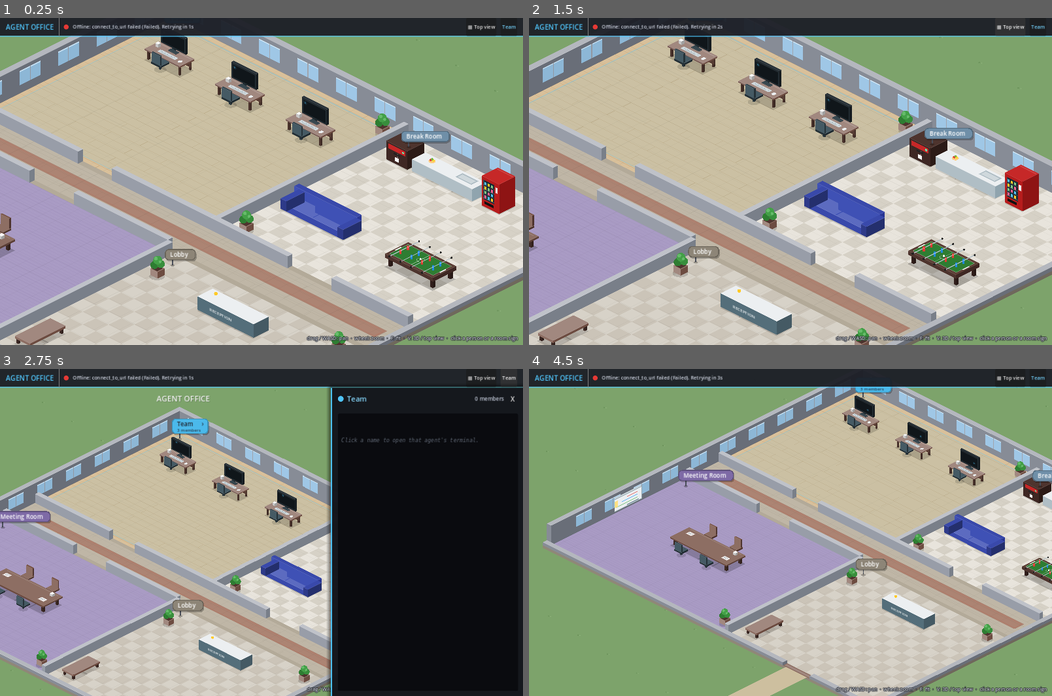
Above: before the commit, frames 1-4 (two rows, left to right).
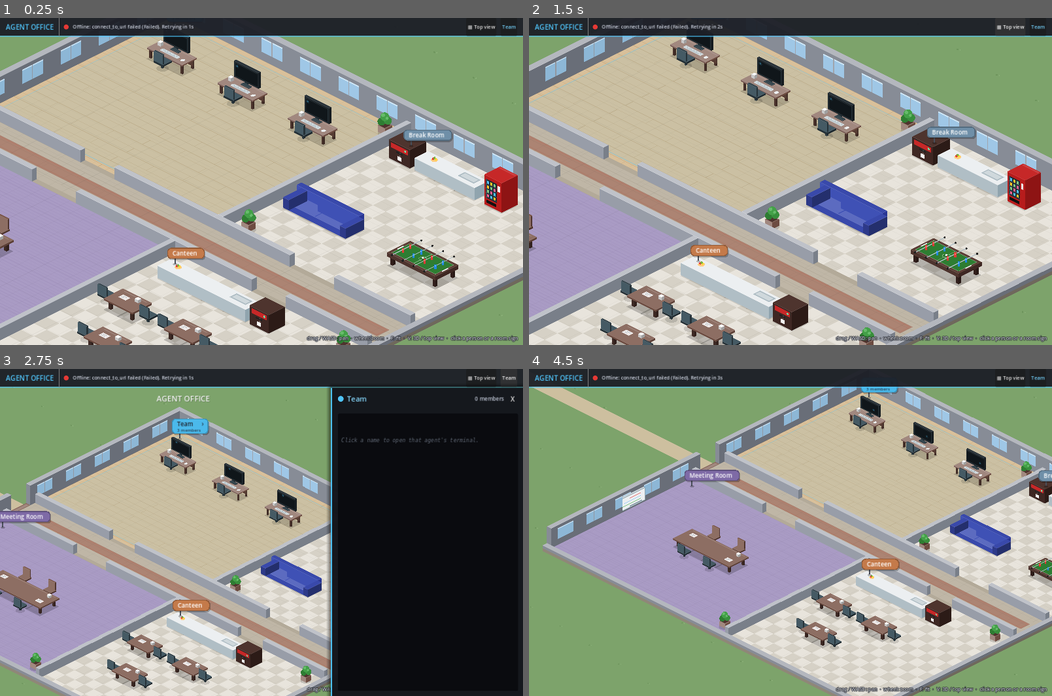
Above: after the commit, the same moments.

Repository: pvella/agentic-corporation
Game: Godot game, scene res://Main.tscn
Two runs of this game, one before a commit and one after it. Both use one fixed random seed, a clock stepped at 60 frames per second and the inputs below.
Inputs (mouse positions are in pixels of both pictures, inside the frame that each line leads up to):
- Up to frame 1 (0.25 s): no input
- Up to frame 2 (1.5 s): click "▦ Top view" at 0.5 s; click "◇ 3D view" at 1.25 s
- Up to frame 3 (2.75 s): click "Team" at 2 s
- Up to frame 4 (4.5 s): click "X" at 2.75 s; tap A at 3.5, 4.25 s; drag from (717, 424) to (842, 460) at 3.52 s; drag from (685, 548) to (863, 424) at 4.27 s

The runs differ from the first frame. In frame 1, 16% of the frame differs, in the area x 0-100%, y 5-100%; in frame 2, 16%; in frame 3, 5.5%; in frame 4, 23%.

Commit message:
feat: reorg departments, canteen, and hire/fire pageantry
Remove the PTC wing; regroup into Executive, Engineering, Product &
Design, Operations & Support, Finance, and Special Projects. Add a
shared Canteen with lunch-hour idle behaviour.

Hire animation: beam of light, sparkles, sprite materialises at desk.
Fire/archive: cartoon collapse, medics with stretcher carry the bot
out, desk cleared. Triggered from harness messages, drawer Archive /
recruiter Hire…, Shift+H/F/B, and --preview-hire / --preview-fire.

Diff:
--- /dev/null
+++ b/HireFireFx.gd
@@ -0,0 +1,141 @@
+## Cartoon hire / fire pageantry for Agent Office.
+## Hire: beam of light from above, sparkles, sprite fades in at the desk.
+## Fire: soft collapse at the desk, two medic chibis with a stretcher carry
+## the agent out the entrance, then the desk is cleared. Pixel-art friendly,
+## never gory.
+extends Node2D
+
+signal finished(kind: String, agent_id: String)
+
+var kind := ""           ## "hire" | "fire"
+var agent_id := ""
+var _agent: Node = null  ## Agent
+var _t := 0.0
+var _phase := 0
+var _medics: Array[Node2D] = []
+var _stretcher: Node2D = null
+var _carry_from := Vector2.ZERO
+var _carry_to := Vector2.ZERO
+var _beam_alpha := 0.0
+var _sparkles: Array[Dictionary] = []
+
+func play_hire(agent: Node, desk_pos: Vector2) -> void:
+	kind = "hire"
+	agent_id = str(agent.agent_id)
+	_agent = agent
+	global_position = desk_pos
+	if agent.view:
+		agent.view.modulate.a = 0.0
+	_beam_alpha = 0.0
+	for i in 18:
+		_sparkles.append({
+			"p": Vector2(randf_range(-22, 22), randf_range(-70, -10)),
+			"v": Vector2(randf_range(-12, 12), randf_range(10, 40)),
+			"life": randf_range(0.4, 1.1),
+			"c": Color(1.0, randf_range(0.85, 1.0), randf_range(0.4, 0.9), 1.0),
+		})
+	set_process(true)
+	queue_redraw()
+
+
+func play_fire(agent: Node, entrance_pos: Vector2) -> void:
+	kind = "fire"
+	agent_id = str(agent.agent_id)
+	_agent = agent
+	_carry_from = agent.global_position
+	_carry_to = entrance_pos
+	global_position = _carry_from
+	# Soft "collapse": squash the view.
+	if agent.view:
+		agent.view.scale.y *= 0.35
+		agent.view.scale.x *= 1.15
+	# Two medic markers + stretcher (simple Node2D drawings).
+	for i in 2:
+		var m := Node2D.new()
+		m.set_meta("medic", true)
+		m.set_meta("side", -1 if i == 0 else 1)
+		m.position = Vector2((-28 if i == 0 else 28), 40)
+		add_child(m)
+		_medics.append(m)
+	_stretcher = Node2D.new()
+	_stretcher.set_meta("stretcher", true)
+	add_child(_stretcher)
+	_phase = 0
+	_t = 0.0
+	set_process(true)
+	queue_redraw()
+
+
+func _process(delta: float) -> void:
+	_t += delta
+	if kind == "hire":
+		_process_hire(delta)
+	elif kind == "fire":
+		_process_fire(delta)
+	queue_redraw()
+
+
+func _process_hire(delta: float) -> void:
+	_beam_alpha = clampf(_t * 2.0, 0.0, 1.0) * clampf(1.4 - _t, 0.0, 1.0)
+	for s in _sparkles:
+		s["p"] = s["p"] + s["v"] * delta
+		s["life"] -= delta
+	if _agent and is_instance_valid(_agent) and _agent.view:
+		_agent.view.modulate.a = clampf((_t - 0.25) / 0.7, 0.0, 1.0)
+	if _t >= 1.6:
+		if _agent and is_instance_valid(_agent) and _agent.view:
+			_agent.view.modulate.a = 1.0
+		finished.emit("hire", agent_id)
+		queue_free()
+
+
+func _process_fire(delta: float) -> void:
+	# 0: collapse pause, 1: medics arrive, 2: carry to door, 3: done
+	if _phase == 0 and _t >= 0.55:
+		_phase = 1
+		_t = 0.0
+	elif _phase == 1 and _t >= 0.7:
+		_phase = 2
+		_t = 0.0
+		if _agent and is_instance_valid(_agent):
+			_agent.visible = false
+			if _agent.view:
+				_agent.view.visible = false
+	elif _phase == 2:
+		var u := clampf(_t / 2.2, 0.0, 1.0)
+		var pos := _carry_from.lerp(_carry_to, u)
+		global_position = pos
+		if u >= 1.0:
+			_phase = 3
+			finished.emit("fire", agent_id)
+			queue_free()
+
+
+func _draw() -> void:
+	if kind == "hire":
+		# Beam from above.
+		var col := Color(1.0, 0.95, 0.55, _beam_alpha * 0.55)
+		draw_colored_polygon(PackedVector2Array([
+			Vector2(-6, -120), Vector2(6, -120), Vector2(28, 8), Vector2(-28, 8)
+		]), col)
+		draw_circle(Vector2(0, -4), 16.0, Color(1, 1, 0.7, _beam_alpha * 0.35))
+		for s in _sparkles:
+			if s["life"] <= 0.0:
+				continue
+			var a := clampf(s["life"], 0.0, 1.0)
+			var c: Color = s["c"]
+			c.a = a
+			draw_circle(s["p"], 2.2, c)
+			draw_rect(Rect2(s["p"] + Vector2(-1.5, -4), Vector2(3, 3)), c)
+	elif kind == "fire":
+		# Stretcher + two little medic crosses.
+		draw_rect(Rect2(-22, -6, 44, 10), Color("#eceff1"))
+		draw_rect(Rect2(-20, -4, 40, 6), Color("#90a4ae"))
+		for m in _medics:
+			var side := int(m.get_meta("side"))
+			var mp := Vector2(side * 26, 4)
+			draw_circle(mp + Vector2(0, -10), 5.0, Color("#ef9a9a"))  # head
+			draw_rect(Rect2(mp.x - 5, mp.y - 6, 10, 14), Color("#e53935"))  # body
+			# Medical cross
+			draw_rect(Rect2(mp.x - 1, mp.y - 2, 2, 6), Color.WHITE)
+			draw_rect(Rect2(mp.x - 3, mp.y, 6, 2), Color.WHITE)
--- a/Main.gd
+++ b/Main.gd
@@ -20,6 +20,9 @@
 ##   --open-drawer=AGENT_ID        open that agent's terminal once it spawns
 ##   --open-team=ROOM_ID           jump to a room and open its team summary once agents spawn
 ##   --dispatch=AGENT_ID:prompt    send a prompt once connected
+##   --preview-hire / --preview-fire / --preview-hire-fire
+##                                 demo the hire / fire pageantry once connected
+## Keyboard: V toggles view; Shift+H / Shift+F / Shift+B preview hire / fire / both
 ##   --zoom=1.5 --focus=x,y        start the camera zoomed in on a world point
 ##   --focus-agent=AGENT_ID        ...or on an agent (followed until the screenshot)
 ##   --view=iso|top                start in the isometric or the classic top-down view
@@ -39,6 +42,7 @@
 const PropScript := preload("res://Prop.gd")
 const Office := preload("res://Office.gd")
 const Iso := preload("res://Iso.gd")
+const HireFireFxScript := preload("res://HireFireFx.gd")
 const AgentViewScript := preload("res://AgentView.gd")
 const SignTagScript := preload("res://SignTag.gd")
 const SETTINGS_PATH := "user://agent_office.cfg"
@@ -130,6 +134,16 @@
 	drawer.agent_requested.connect(func(id: String) -> void:
 		if agents.has(id):
 			_on_agent_clicked(agents[id]))
+	if drawer.has_signal("archive_requested"):
+		drawer.archive_requested.connect(func(id: String) -> void:
+			send_json({"action": "FIRE_AGENT", "agent_id": id})
+			drawer.close()
+		)
+	if drawer.has_signal("hire_requested"):
+		drawer.hire_requested.connect(func() -> void:
+			# Recruiter desk: demo a hire at a free desk (preview cleans up).
+			send_json({"action": "PREVIEW_HIRE_FIRE", "which": "hire"})
+		)
 	camera.zoom_changed.connect(_apply_ui_scale)
 	build_layout(Office.LEGACY_LAYOUT, true)
 	_backoff = reconnect_min
@@ -147,11 +161,23 @@
 
 func _unhandled_key_input(event: InputEvent) -> void:
 	var k := event as InputEventKey
-	if k and k.pressed and not k.echo and k.keycode == KEY_V:
+	if k and k.pressed and not k.echo:
 		if get_viewport().gui_get_focus_owner() is LineEdit or get_viewport().gui_get_focus_owner() is TextEdit:
 			return
-		set_view_mode(not Iso.enabled)
-		get_viewport().set_input_as_handled()
+		if k.keycode == KEY_V:
+			set_view_mode(not Iso.enabled)
+			get_viewport().set_input_as_handled()
+			return
+		# Preview hire / fire pageantry (Shift+H / Shift+F), or both (Shift+B).
+		if k.shift_pressed and k.keycode == KEY_H:
+			send_json({"action": "PREVIEW_HIRE_FIRE", "which": "hire"})
+			get_viewport().set_input_as_handled()
+		elif k.shift_pressed and k.keycode == KEY_F:
+			send_json({"action": "PREVIEW_HIRE_FIRE", "which": "fire"})
+			get_viewport().set_input_as_handled()
+		elif k.shift_pressed and k.keycode == KEY_B:
+			send_json({"action": "PREVIEW_HIRE_FIRE", "which": "both"})
+			get_viewport().set_input_as_handled()
 
 
 func _exit_tree() -> void:
@@ -585,6 +611,10 @@
 					drawer.append_system("in %s's inbox (%d unread)" % [drawer.agent.display_name, int(msg.get("unread", 0))], "#e5c07b")
 				else:
 					drawer.append_system("prompt accepted by harness (queue: %d)" % int(msg.get("queued", 0)), "#56b6c2")
+		"AGENT_HIRE":
+			_play_hire(msg)
+		"AGENT_FIRE":
+			_play_fire(msg)
 		"INBOX":
 			var agent := _get_or_spawn(str(msg.get("agent_id", "")))
 			if agent:
@@ -698,6 +728,54 @@
 	return _spawn_agent({"agent_id": id, "name": id.trim_suffix("_agent").capitalize()})
 
 
+
+func _play_hire(msg: Dictionary) -> void:
+	var id := str(msg.get("agent_id", ""))
+	if id.is_empty():
+		return
+	var agent: Agent = agents.get(id)
+	if agent == null:
+		agent = _spawn_agent(msg)
+	var desk_name := str(msg.get("desk", agent.desk if agent else ""))
+	var desk_pos := agent.global_position
+	if desk_name != "" and waypoints.has(desk_name):
+		desk_pos = (waypoints[desk_name] as Marker2D).global_position
+		_route(agent, desk_name, true)
+	var fx: Node2D = HireFireFxScript.new()
+	agents_root.add_child(fx)
+	fx.play_hire(agent, desk_pos)
+
+
+func _play_fire(msg: Dictionary) -> void:
+	var id := str(msg.get("agent_id", ""))
+	var agent: Agent = agents.get(id)
+	if agent == null:
+		return
+	# Optional delay so a hire-then-fire preview can play the beam first.
+	var after_ms := int(msg.get("after_ms", 0))
+	if after_ms > 0:
+		get_tree().create_timer(after_ms / 1000.0).timeout.connect(func() -> void:
+			_play_fire({"agent_id": id, "desk": msg.get("desk", ""), "room": msg.get("room", "")})
+		)
+		return
+	var entrance_name := "%s_Entrance" % agent.room_id if waypoints.has("%s_Entrance" % agent.room_id) else "Entrance"
+	var entrance_pos := agent.global_position
+	if waypoints.has(entrance_name):
+		entrance_pos = (waypoints[entrance_name] as Marker2D).global_position
+	elif waypoints.has("Entrance"):
+		entrance_pos = (waypoints["Entrance"] as Marker2D).global_position
+	var fx: Node2D = HireFireFxScript.new()
+	agents_root.add_child(fx)
+	fx.finished.connect(func(kind: String, aid: String) -> void:
+		if kind == "fire":
+			_remove_agent(aid)
+			if _desk_props.has(aid):
+				_desk_props[aid].owner_agent = null
+				_desk_props[aid].queue_redraw()
+	)
+	fx.play_fire(agent, entrance_pos)
+
+
 func _spawn_agent(data: Dictionary) -> Agent:
 	var id := str(data.get("agent_id"))
 	var fallback := FALLBACK_COLORS[agents.size() % FALLBACK_COLORS.size()]
@@ -935,6 +1013,12 @@
 				var parts := value.split(":", true, 1)
 				if parts.size() == 2:
 					_pending_dispatch = {"action": "DISPATCH_PROMPT", "agent_id": parts[0], "prompt": parts[1]}
+			"--preview-hire":
+				_pending_dispatch = {"action": "PREVIEW_HIRE_FIRE", "which": "hire"}
+			"--preview-fire":
+				_pending_dispatch = {"action": "PREVIEW_HIRE_FIRE", "which": "fire"}
+			"--preview-hire-fire":
+				_pending_dispatch = {"action": "PREVIEW_HIRE_FIRE", "which": "both"}
 
 
 func _take_screenshot() -> void:
--- a/Office.gd
+++ b/Office.gd
@@ -3,15 +3,16 @@
 ## rugs, walls, signs). Furniture that agents can stand behind is drawn by
 ## y-sorted Prop nodes that Main creates from `props`.
 ##
-## Layout: team rooms and the shared Break Room / Meeting Room sit in two rows
-## either side of a central corridor, each with a door onto it. A filler cell
-## becomes the Lobby (main entrance). Rooms marked "isolated" (e.g. the PTC
-## wing) are built as a separate walled wing to the right, with their own door,
-## kitchenette and meeting nook, and no connection to the main building.
+## Layout: team rooms and the shared Break Room / Meeting Room / Canteen sit in
+## two rows either side of a central corridor, each with a door onto it. A filler
+## cell becomes the Lobby (main entrance). Rooms marked "isolated" are built as a
+## separate walled wing to the right, with their own door, kitchenette and meeting
+## nook, and no connection to the main building.
 ##
 ## Waypoint naming (shared with agent_harness.py):
 ##   Desk_<agent_id> (or the member's "desk"), Coffee_Machine, Water_Cooler,
-##   Vending_Machine, Sofa_1/2, Foosball_1..4, Meeting_Table_1..N, Entrance;
+##   Vending_Machine, Sofa_1/2, Foosball_1..4, Canteen_Counter, Canteen_Seat_1..6,
+##   Meeting_Table_1..N, Entrance;
 ##   isolated room <id>: <id>_Coffee, <id>_Water, <id>_Sofa_1/2,
 ##   <id>_Meeting_1..4, <id>_Entrance.
 ##   Chat spots (small talk, 3 slots facing each other, _1 west / _2 east /
@@ -122,6 +123,12 @@
 	top.insert(mini(1, top.size()), {"kind": "break", "name": str(shared.get("break_room", {}).get("name", "Break Room"))})
 	var seats := clampi(int(shared.get("meeting_room", {}).get("seats", 6)), 2, 8)
 	bottom.insert(mini(1, bottom.size()), {"kind": "meeting", "name": str(shared.get("meeting_room", {}).get("name", "Meeting Room")), "seats": seats})
+	var canteen_name := str(shared.get("canteen", {}).get("name", "Canteen")) if typeof(shared.get("canteen", {})) == TYPE_DICTIONARY else "Canteen"
+	# Put the canteen opposite the break room when space allows.
+	if top.size() >= bottom.size():
+		bottom.insert(mini(2, bottom.size()), {"kind": "canteen", "name": canteen_name})
+	else:
+		top.insert(mini(2, top.size()), {"kind": "canteen", "name": canteen_name})
 	var has_lobby := false
 	while bottom.size() < top.size():
 		bottom.append({"kind": "lobby" if not has_lobby else "lounge"})
@@ -207,6 +214,7 @@
 	match str(cell.kind):
 		"team": return _team_size(cell.room)
 		"break": return Vector2(480, 470)
+		"canteen": return Vector2(420, 470)
 		"meeting":
 			var per_side := ceili(int(cell.seats) / 2.0)
 			return Vector2(maxf(360.0, per_side * 84.0 + 190.0), 450)
@@ -231,6 +239,8 @@
 			_build_break(cell, r)
 		"meeting":
 			_build_meeting(cell, r)
+		"canteen":
+			_build_canteen(cell, r)
 		"lobby":
 			areas.append({"kind": "lobby", "rect": r, "theme": "lobby", "name": "Lobby"})
 			_prop("reception", Rect2(r.position.x + r.size.x * 0.5 - 70, r.position.y + 70, 140, 38))
@@ -316,6 +326,36 @@
 	_wp("Foosball_3", Vector2(table.position.x - 22, table.position.y + 50), "right", "foosball")
 	_wp("Foosball_4", Vector2(table.end.x + 22, table.position.y + 50), "left", "foosball")
 	_prop("plant", Rect2(p.x + 14, r.end.y - 50, 34, 34))
+
+
+
+func _build_canteen(cell: Dictionary, r: Rect2) -> void:
+	areas.append({"kind": "canteen", "rect": r, "theme": "tile", "name": cell.name})
+	signs.append({"room_id": "", "name": str(cell.name), "rect": _sign_rect(r, str(cell.name)), "color": Color("#c47a4a"), "clickable": false})
+	var p := r.position
+	# Kitchen / service counter along the back wall.
+	_prop("counter", Rect2(p.x + 40, p.y + 48, 220, 36))
+	_prop("coffee", Rect2(p.x + 270, p.y + 44, 48, 40))
+	_wp("Canteen_Counter", Vector2(p.x + 150, p.y + 110), "up")
+	# Dining tables with chairs (seats face the table).
+	var tables := [
+		Vector2(p.x + 50, p.y + 180),
+		Vector2(p.x + 200, p.y + 180),
+		Vector2(p.x + 120, p.y + 300),
+	]
+	var seat_i := 1
+	for tpos in tables:
+		var table := Rect2(tpos.x, tpos.y, 72, 48)
+		_prop("table", table)
+		# Two seats per table.
+		_wp("Canteen_Seat_%d" % seat_i, Vector2(table.position.x - 18, table.get_center().y), "right", "chair")
+		seat_i += 1
+		_wp("Canteen_Seat_%d" % seat_i, Vector2(table.end.x + 18, table.get_center().y), "left", "chair")
+		seat_i += 1
+		_prop("chair", Rect2(table.position.x - 28, table.get_center().y - 12, 24, 24))
+		_prop("chair", Rect2(table.end.x + 4, table.get_center().y - 12, 24, 24))
+	_prop("plant", Rect2(r.end.x - 44, p.y + 16, 30, 30))
+	_chat("Chat_Canteen", Vector2(p.x + r.size.x * 0.5, r.end.y - 40))
 
 
 func _build_meeting(cell: Dictionary, r: Rect2) -> void:
--- a/TerminalDrawer.gd
+++ b/TerminalDrawer.gd
@@ -7,6 +7,8 @@
 signal prompt_submitted(agent_id: String, prompt: String)
 signal closed
 signal agent_requested(agent_id: String)  ## a member was clicked in a team summary
+signal archive_requested(agent_id: String)  ## archive / fire this agent
+signal hire_requested  ## recruiter desk: open a hire preview / prompt
 
 const Ansi := preload("res://ansi.gd")
 const SLIDE_TIME := 0.28
@@ -35,11 +37,33 @@
 @onready var footer: HBoxContainer = $Panel/Margin/VBox/Footer
 
 
+var archive_button: Button
+var hire_button: Button
+
 func _ready() -> void:
 	close_button.pressed.connect(close)
 	send_button.pressed.connect(_submit)
 	prompt_input.text_submitted.connect(func(_t: String) -> void: _submit())
 	log_view.meta_clicked.connect(func(meta: Variant) -> void: agent_requested.emit(str(meta)))
+	# Archive (fire) button in the header — cartoon medics carry the agent out.
+	archive_button = Button.new()
+	archive_button.text = "Archive"
+	archive_button.tooltip_text = "Archive this bot (medics + stretcher)"
+	archive_button.visible = false
+	close_button.get_parent().add_child(archive_button)
+	close_button.get_parent().move_child(archive_button, close_button.get_index())
+	archive_button.pressed.connect(func() -> void:
+		if agent and is_instance_valid(agent):
+			archive_requested.emit(agent.agent_id)
+	)
+	# Hire button — shown for the recruiter (dr_eggbot).
+	hire_button = Button.new()
+	hire_button.text = "Hire…"
+	hire_button.tooltip_text = "Recruiter desk: preview hiring a new bot"
+	hire_button.visible = false
+	close_button.get_parent().add_child(hire_button)
+	close_button.get_parent().move_child(hire_button, close_button.get_index())
+	hire_button.pressed.connect(func() -> void: hire_requested.emit())
 	# Monospace font for the terminal body.
 	var mono := SystemFont.new()
 	mono.font_names = PackedStringArray(["DejaVu Sans Mono", "Menlo", "Consolas", "Liberation Mono", "monospace"])
@@ -73,6 +97,10 @@
 	team_room = room
 	team_members = members
 	footer.visible = false
+	if archive_button:
+		archive_button.visible = false
+	if hire_button:
+		hire_button.visible = false
 	name_label.text = str(room.get("name", "Team"))
 	name_label.add_theme_color_override("font_color", Color.from_string(str(room.get("color", "#ffffff")), Color.WHITE).lightened(0.3))
 	_render_team()
--- a/office.json
+++ b/office.json
@@ -1,70 +1,182 @@
 {
   "name": "Agentic Corporation HQ",
-  "_comment": "Edit me: move bots between rooms by moving their entry to another room's members list. Only names, roles and room membership belong here (no ids from other systems, no tokens). agent_id must be a unique lowercase slug.",
+  "_comment": "Typical company departments. agent_id must stay stable for hooks/MCP (chief_of_staff etc). Edit rooms/members only.",
   "rooms": [
     {
-      "id": "dev_team",
-      "name": "Dev Team",
-      "color": "#4fc3f7",
-      "theme": "wood",
-      "desks": 6,
+      "id": "executive",
+      "name": "Executive",
+      "color": "#5c6bc0",
+      "theme": "navy",
+      "desks": 2,
       "members": [
-        {"agent_id": "android_dev", "name": "Android Dev", "role": "Android apps"},
-        {"agent_id": "ios_dev", "name": "iOS Dev", "role": "iOS apps"},
-        {"agent_id": "systems_architect", "name": "Systems Architect", "role": "Architecture"},
-        {"agent_id": "aws_devops", "name": "AWS DevOps", "role": "Cloud & CI"},
-        {"agent_id": "arch_diagrams", "name": "Arch Diagrams", "role": "Diagrams"},
-        {"agent_id": "product_manager", "name": "Product Manager", "role": "Roadmap"}
+        {
+          "agent_id": "chief_of_staff",
+          "name": "Chief of Staff",
+          "role": "Chief of Staff"
+        },
+        {
+          "agent_id": "ea",
+          "name": "EA",
+          "role": "Executive Assistant"
+        }
       ]
     },
     {
-      "id": "admin_services",
-      "name": "Admin Services",
-      "color": "#81c784",
-      "theme": "sage",
-      "desks": 6,
+      "id": "engineering",
+      "name": "Engineering",
+      "color": "#4fc3f7",
+      "theme": "wood",
+      "desks": 4,
       "members": [
-        {"agent_id": "ea", "name": "EA", "role": "Executive assistant"},
-        {"agent_id": "finance_bot", "name": "Finance Bot", "role": "Finance"},
-        {"agent_id": "retirement", "name": "Retirement", "role": "Retirement planning"},
-        {"agent_id": "travel_advisor", "name": "Travel Advisor", "role": "Travel"},
-        {"agent_id": "support_desk", "name": "Support Desk", "role": "Customer support"},
-        {"agent_id": "odoo_bot", "name": "Odoo Bot", "role": "Odoo ERP"}
+        {
+          "agent_id": "android_dev",
+          "name": "Android Dev",
+          "role": "Android Engineer"
+        },
+        {
+          "agent_id": "ios_dev",
+          "name": "iOS Dev",
+          "role": "iOS Engineer"
+        },
+        {
+          "agent_id": "systems_architect",
+          "name": "Systems Architect",
+          "role": "Systems Architect"
+        },
+        {
+          "agent_id": "aws_devops",
+          "name": "AWS DevOps",
+          "role": "DevOps Engineer"
+        }
       ]
     },
     {
-      "id": "special",
-      "name": "Special",
-      "color": "#ce93d8",
+      "id": "product_design",
+      "name": "Product & Design",
+      "color": "#f48fb1",
       "theme": "lilac",
-      "desks": 6,
+      "desks": 5,
       "members": [
-        {"agent_id": "chief_of_staff", "name": "Chief of Staff", "role": "Coordination"},
-        {"agent_id": "graphic_artist", "name": "Graphic Artist", "role": "Art & design"},
-        {"agent_id": "seo_aeo_desk", "name": "SEO & AEO Desk", "role": "Search visibility"},
-        {"agent_id": "outbound_prospecting", "name": "Outbound Prospecting", "role": "Outreach"},
-        {"agent_id": "dr_eggbot", "name": "DR eggbot", "role": "Bot designer"},
-        {"agent_id": "ai_research_g3_mn690", "name": "AI Research G3 - MN690", "role": "Research"}
+        {
+          "agent_id": "product_manager",
+          "name": "Product Manager",
+          "role": "Product Manager"
+        },
+        {
+          "agent_id": "graphic_artist",
+          "name": "Graphic Artist",
+          "role": "Graphic Designer"
+        },
+        {
+          "agent_id": "arch_diagrams",
+          "name": "Arch Diagrams",
+          "role": "Diagram Specialist"
+        },
+        {
+          "agent_id": "modeller_3d",
+          "name": "3D Modeller",
+          "role": "3D Artist"
+        },
+        {
+          "agent_id": "trailer_studio",
+          "name": "Trailer Studio",
+          "role": "Trailer Producer"
+        }
       ]
     },
     {
-      "id": "ptc",
-      "name": "Power Tech Consulting",
+      "id": "operations",
+      "name": "Operations & Support",
+      "color": "#81c784",
+      "theme": "sage",
+      "desks": 5,
+      "members": [
+        {
+          "agent_id": "support_desk",
+          "name": "Support Desk",
+          "role": "Support Lead"
+        },
+        {
+          "agent_id": "odoo_bot",
+          "name": "Odoo Bot",
+          "role": "ERP Specialist"
+        },
+        {
+          "agent_id": "community3008_odoo",
+          "name": "Community3008 Odoo",
+          "role": "Community ERP"
+        },
+        {
+          "agent_id": "seo_aeo_desk",
+          "name": "SEO & AEO Desk",
+          "role": "SEO / AEO Lead"
+        },
+        {
+          "agent_id": "outbound_prospecting",
+          "name": "Outbound Prospecting",
+          "role": "Outbound Lead"
+        }
+      ]
+    },
+    {
+      "id": "finance",
+      "name": "Finance",
       "color": "#ffb74d",
-      "theme": "navy",
-      "isolated": true,
-      "desks": 6,
+      "theme": "carpet",
+      "desks": 2,
       "members": [
-        {"agent_id": "ptc_chief_of_staff", "name": "PTC Chief of Staff", "role": "Coordination"},
-        {"agent_id": "ptc_powerbrain", "name": "PTC PowerBrain", "role": "Knowledge"},
-        {"agent_id": "ptc_odoo", "name": "PTC Odoo", "role": "Odoo ERP"},
-        {"agent_id": "ptc_support_desk", "name": "PTC Support Desk", "role": "Support"},
-        {"agent_id": "ptc_arch_diagrams", "name": "PTC Arch Diagrams", "role": "Diagrams"}
+        {
+          "agent_id": "finance_bot",
+          "name": "Finance Bot",
+          "role": "Finance Manager"
+        },
+        {
+          "agent_id": "retirement",
+          "name": "Retirement",
+          "role": "Retirement Planner"
+        }
+      ]
+    },
+    {
+      "id": "special_projects",
+      "name": "Special Projects",
+      "color": "#ce93d8",
+      "theme": "tile",
+      "desks": 4,
+      "members": [
+        {
+          "agent_id": "alma_doepel",
+          "name": "Alma Doepel",
+          "role": "Sail Training Lead"
+        },
+        {
+          "agent_id": "travel_advisor",
+          "name": "Travel Advisor",
+          "role": "Travel Advisor"
+        },
+        {
+          "agent_id": "dr_eggbot",
+          "name": "DR eggbot",
+          "role": "Recruiter / HR"
+        },
+        {
+          "agent_id": "ai_research_g3_mn690",
+          "name": "AI Research",
+          "role": "AI Researcher"
+        }
       ]
     }
   ],
   "shared": {
-    "break_room": {"name": "Break Room"},
-    "meeting_room": {"name": "Meeting Room", "seats": 6}
+    "break_room": {
+      "name": "Break Room"
+    },
+    "meeting_room": {
+      "name": "Meeting Room",
+      "seats": 6
+    },
+    "canteen": {
+      "name": "Canteen"
+    }
   }
 }
Not shown, added: CHANGE_NOTES.md
